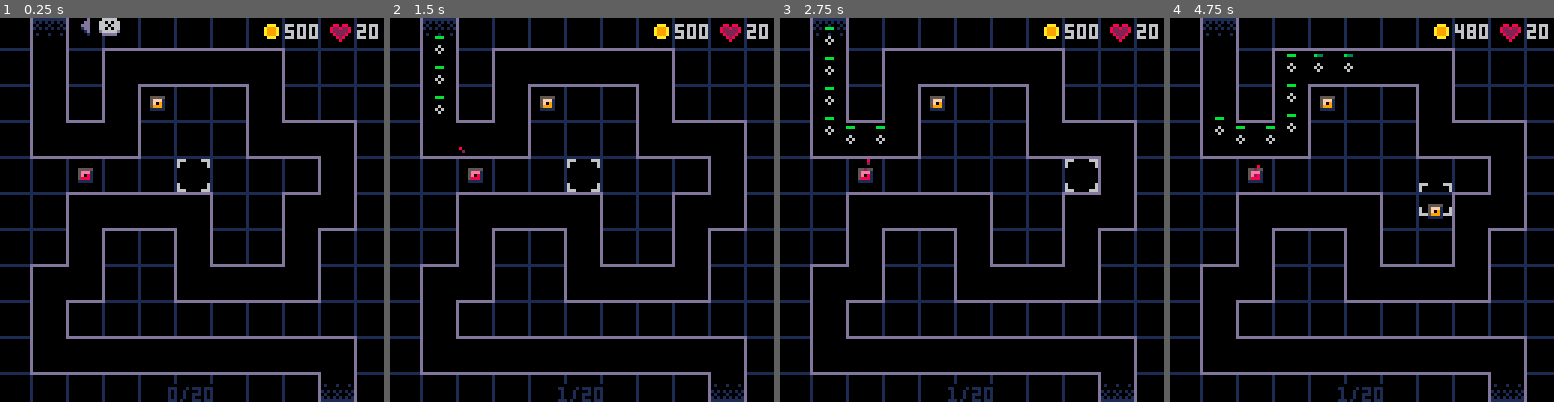
Above: before the commit, frames 1-4 (left to right).
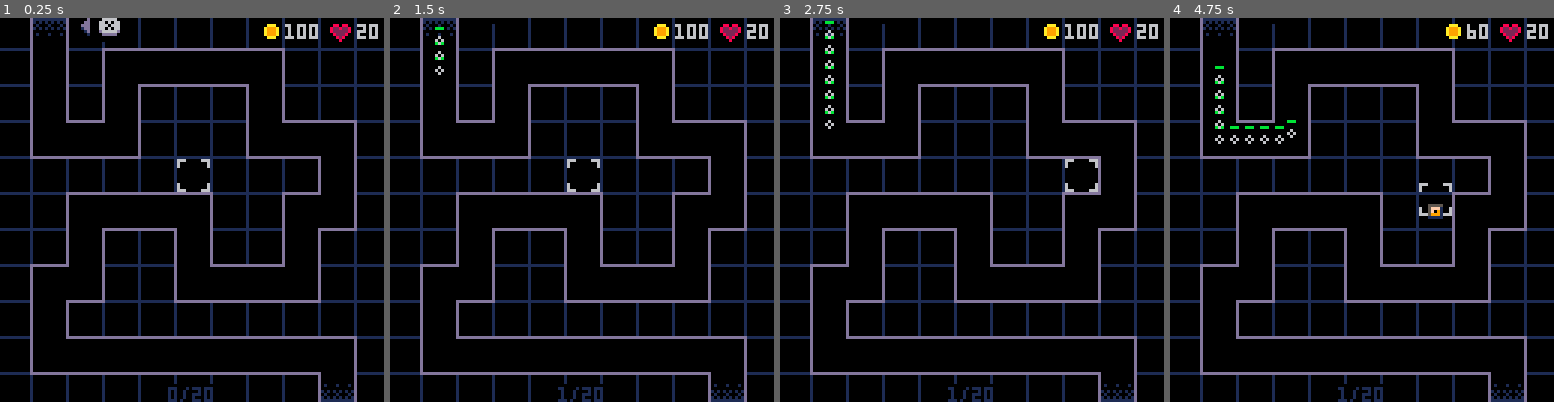
Above: after the commit, the same moments.

Repository: beardedsakimonkey/pixel_td.p8
Game: PICO-8 cartridge pixel_td.p8
Same seed, same stepped clock (60 frames per second), same inputs: the game is played once before the commit and once after it.
Inputs:
- Up to frame 1 (0.25 s): no input
- Up to frame 2 (1.5 s): tap X (X key) at 0.33, 1.07 s; tap O (Z key) at 0.7 s
- Up to frame 3 (2.75 s): hold Right 1.6-2.1 s; tap O (Z key) at 1.7, 2.1, 2.5 s; tap X (X key) at 1.85 s; hold Up 2.15-2.42 s; hold Right from 2.47 s (still down)
- Up to frame 4 (4.75 s): tap O (Z key) every 0.4 s from 2.9 to 4.5 s; tap X (X key) at 2.97, 4.08 s; release Right at 3.03 s; hold Left 3.08-3.58 s; hold Down 3.63-3.97 s; hold Right 4.02-4.68 s; hold Up from 4.73 s (still down)

The runs differ from the first frame. In frame 1, 0.3% of the frame differs, in the area x 20-77%, y 1-43%; in frame 2, 0.6%; in frame 3, 0.8%; in frame 4, 1.3%, in the area x 11-80%, y 0-43%.

Commit message:
update gold on kill

Diff:
--- a/bullet.lua
+++ b/bullet.lua
@@ -37,6 +37,9 @@
     -- handle collision
     if collide(blt, enmy) then
         enmy.hp = max(0, enmy.hp-twr.dmg)
+        if enmy.hp == 0 then
+            gold += enmy.gold
+        end
         del(twr.bullets, blt)
     else
         -- add particle
@@ -81,6 +84,9 @@
         blt.age += 1
         if blt.age > 2 then -- don't trigger damage every frame
             enmy.hp = max(0, enmy.hp-twr.dmg)
+            if enmy.hp == 0 then
+                gold += enmy.gold
+            end
             blt.age = 0
         end
         -- update particle
@@ -147,9 +153,13 @@
         if twr.bullets[1].age == REGISTER_DMG then
             -- register damage & slow
             for blt in all(twr.bullets) do
-                blt.enemy.hp = max(0, blt.enemy.hp-twr.dmg)
-                blt.enemy.slow = 0.3
-                blt.enemy.slow_dur = 100
+                local enmy = blt.enemy
+                enmy.hp = max(0, enmy.hp-twr.dmg)
+                if enmy.hp == 0 then
+                    gold += enmy.gold
+                end
+                enmy.slow = 0.3
+                enmy.slow_dur = 100
             end
         end
     end
--- a/core.lua
+++ b/core.lua
@@ -19,41 +19,31 @@
     {x=9,  y=10, c=CRNR.bot},
 }
 waves = {
-    {hp=3,  speed=0.5, type=ENMY.circ},
-    {hp=6,  speed=0.5, type=ENMY.rect},
-    {hp=9,  speed=0.5, type=ENMY.diamond},
-    {hp=12, speed=0.8, type=ENMY.arrow},
-    {hp=12, speed=0.8, type=ENMY.arrow},
-    {hp=12, speed=0.8, type=ENMY.arrow},
-    {hp=12, speed=0.8, type=ENMY.arrow},
-    {hp=12, speed=0.8, type=ENMY.arrow},
-    {hp=12, speed=0.8, type=ENMY.arrow},
-    {hp=12, speed=0.8, type=ENMY.arrow},
-    {hp=12, speed=0.8, type=ENMY.arrow},
-    {hp=12, speed=0.8, type=ENMY.arrow},
-    {hp=12, speed=0.8, type=ENMY.arrow},
-    {hp=12, speed=0.8, type=ENMY.arrow},
-    {hp=12, speed=0.8, type=ENMY.arrow},
-    {hp=12, speed=0.8, type=ENMY.arrow},
-    {hp=12, speed=0.8, type=ENMY.arrow},
-    {hp=12, speed=0.8, type=ENMY.arrow},
-    {hp=12, speed=0.8, type=ENMY.arrow},
-    {hp=12, speed=0.8, type=ENMY.arrow},
+    {hp=3,  speed=0.25, gold=4, type=ENMY.circ},
+    {hp=6,  speed=0.25, gold=4, type=ENMY.rect},
+    {hp=9,  speed=0.25, gold=4, type=ENMY.diamond},
+    {hp=12, speed=0.5,  gold=4, type=ENMY.arrow},
+    {hp=12, speed=0.5,  gold=4, type=ENMY.arrow},
+    {hp=12, speed=0.5,  gold=4, type=ENMY.arrow},
+    {hp=12, speed=0.5,  gold=4, type=ENMY.arrow},
+    {hp=12, speed=0.5,  gold=4, type=ENMY.arrow},
+    {hp=12, speed=0.5,  gold=4, type=ENMY.arrow},
+    {hp=12, speed=0.5,  gold=4, type=ENMY.arrow},
+    {hp=12, speed=0.5,  gold=4, type=ENMY.arrow},
+    {hp=12, speed=0.5,  gold=4, type=ENMY.arrow},
+    {hp=12, speed=0.5,  gold=4, type=ENMY.arrow},
+    {hp=12, speed=0.5,  gold=4, type=ENMY.arrow},
+    {hp=12, speed=0.5,  gold=4, type=ENMY.arrow},
+    {hp=12, speed=0.5,  gold=4, type=ENMY.arrow},
+    {hp=12, speed=0.5,  gold=4, type=ENMY.arrow},
+    {hp=12, speed=0.5,  gold=4, type=ENMY.arrow},
+    {hp=12, speed=0.5,  gold=4, type=ENMY.arrow},
+    {hp=12, speed=0.5,  gold=4, type=ENMY.arrow},
 }
 wave = 0
-gold = 500
+gold = 100
 lives = 20
 t = 0
-
-function remove_life()
-    lives -= 1
-end
-
-function find_sel_tower()
-    return tbl_find(towers, function(twr)
-        return twr.gx == sel.dst_gx and twr.gy == sel.dst_gy
-    end)
-end
 
 --------------------------------------------------------------------------------
 -- INIT
--- a/enemy.lua
+++ b/enemy.lua
@@ -3,7 +3,7 @@
 -- Helps impl of enemy movement
 local path_points = {}
 
-local function make_enemy(type, max_hp, dx, dy)
+local function make_enemy(type, max_hp, gold, dx, dy)
     add(enemies, {
         type=type,
         x=path_points[1].x,
@@ -11,6 +11,7 @@
         dx=dx, dy=dy,
         hp=max_hp, max_hp=max_hp,
         slow=1, slow_dur=0,
+        gold=gold,
     })
 end
 
@@ -69,7 +70,7 @@
             else
                 -- enemy got to the end
                 e.hp = 0
-                remove_life()
+                lives -= 1
             end
         else
             e.x += (e.dx * e.slow)
@@ -90,7 +91,7 @@
             else
                 -- enemy got to the end
                 e.hp = 0
-                remove_life()
+                lives -= 1
             end
         else
             e.y += (e.dy * e.slow)
@@ -113,7 +114,7 @@
         elseif map[1].c == CRNR.left  then dx = w.speed
         elseif map[1].c == CRNR.right then dx = -w.speed
         elseif map[1].c == CRNR.bot   then dy = -w.speed end
-        make_enemy(w.type, w.hp, dx, dy)
+        make_enemy(w.type, w.hp, w.gold, dx, dy)
     end
 end
 
--- a/hint.lua
+++ b/hint.lua
@@ -35,5 +35,7 @@
     -- Draw button
     local glisten_delay = 300 -- 10 sec
     local s = 48 + max(0, (t\2)%(glisten_delay+11) - glisten_delay)
+    palt(C.black, false)
     spr(s, x, y)
+    palt()
 end
--- a/menu.lua
+++ b/menu.lua
@@ -147,6 +147,7 @@
     buy_menu.open = function(m)
         Menu.open(m)
         m.sel_twr = 1
+        -- Todo: update this dynamically
         m.items[1].disabled = gold < tower_cfg[m.sel_twr].buy
     end
 
--- a/tower.lua
+++ b/tower.lua
@@ -3,33 +3,39 @@
 MAX_TWR = 3 -- how many types of towers are there
 
 tower_cfg = {
-    {dmg=0.2, range=30,                            buy=20, upg=20, sell=20}, -- lvl 1 green
-    {dmg=2,   range=30, atkspd=40,                 buy=20, upg=20, sell=20}, -- lvl 1 red
-    {dmg=2,   range=30, atkspd=120,                buy=20, upg=20, sell=20}, -- lvl 1 yellow
+    {dmg=0.2, range=30,                            buy=40, upg=20, sell=20}, -- lvl 1 green
+    {dmg=2,   range=30, atkspd=40,                 buy=40, upg=20, sell=20}, -- lvl 1 red
+    {dmg=2,   range=30, atkspd=120,                buy=40, upg=20, sell=20}, -- lvl 1 yellow
 
-    {dmg=0.2, range=30,                            upg=20, sell=20}, -- lvl 2 green
-    {dmg=2,   range=30, atkspd=40,  max_bullets=2, upg=20, sell=20}, -- lvl 2 red
-    {dmg=2,   range=30, atkspd=120, max_bullets=2, upg=20, sell=20}, -- lvl 2 yellow
+    {dmg=0.2, range=33,                            upg=20, sell=20}, -- lvl 2 green
+    {dmg=2,   range=33, atkspd=40,  max_bullets=2, upg=20, sell=20}, -- lvl 2 red
+    {dmg=2,   range=33, atkspd=120, max_bullets=2, upg=20, sell=20}, -- lvl 2 yellow
 
-    {dmg=0.2, range=30,                            upg=20, sell=20}, -- lvl 3 green
-    {dmg=2,   range=30, atkspd=40,  max_bullets=3, upg=20, sell=20}, -- lvl 3 red
-    {dmg=2,   range=30, atkspd=120, max_bullets=3, upg=20, sell=20}, -- lvl 3 yellow
+    {dmg=0.2, range=36,                            upg=20, sell=20}, -- lvl 3 green
+    {dmg=2,   range=36, atkspd=40,  max_bullets=3, upg=20, sell=20}, -- lvl 3 red
+    {dmg=2,   range=36, atkspd=120, max_bullets=3, upg=20, sell=20}, -- lvl 3 yellow
 
-    {dmg=0.2, range=30,                            sell=20}, -- lvl 4 green
-    {dmg=2,   range=30, atkspd=40,  max_bullets=4, sell=20}, -- lvl 4 red
-    {dmg=2,   range=30, atkspd=120, max_bullets=4, sell=20}, -- lvl 4 yellow
+    {dmg=0.2, range=39,                            sell=20}, -- lvl 4 green
+    {dmg=2,   range=39, atkspd=40,  max_bullets=4, sell=20}, -- lvl 4 red
+    {dmg=2,   range=39, atkspd=120, max_bullets=4, sell=20}, -- lvl 4 yellow
 }
 
 function is_green_twr(type)  return type % MAX_TWR == 1 end
 function is_red_twr(type)    return type % MAX_TWR == 2 end
 function is_yellow_twr(type) return type % MAX_TWR == 0 end
 
+function find_sel_tower()
+    return tbl_find(towers, function(twr)
+        return twr.gx == sel.dst_gx and twr.gy == sel.dst_gy
+    end)
+end
+
 function init_towers()
     local GREEN, RED, YELLOW = 1, 2, 3
-    make_tower(RED, 2, 4)
+    -- make_tower(RED, 2, 4)
     -- make_tower(GREEN, 3, 4)
     -- make_tower(GREEN, 4, 4)
-    make_tower(YELLOW, 4, 2)
+    -- make_tower(YELLOW, 4, 2)
     foreach(towers, function(twr) twr.age = nil end) -- don't animate
 end
 
